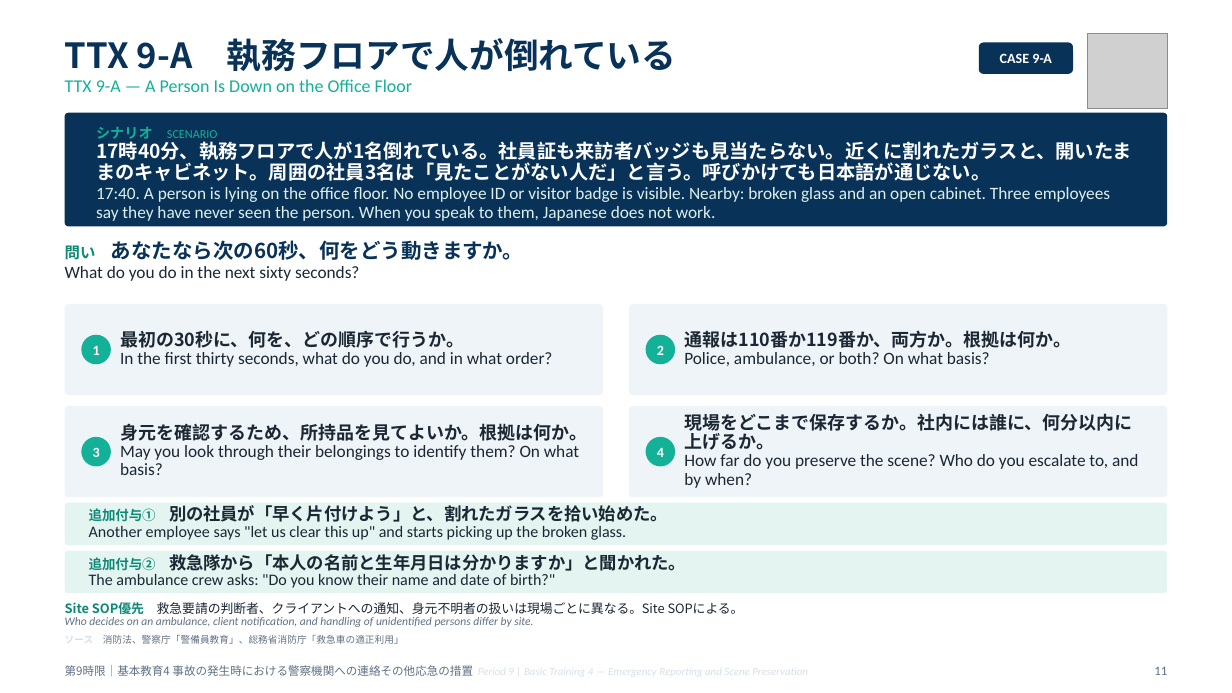
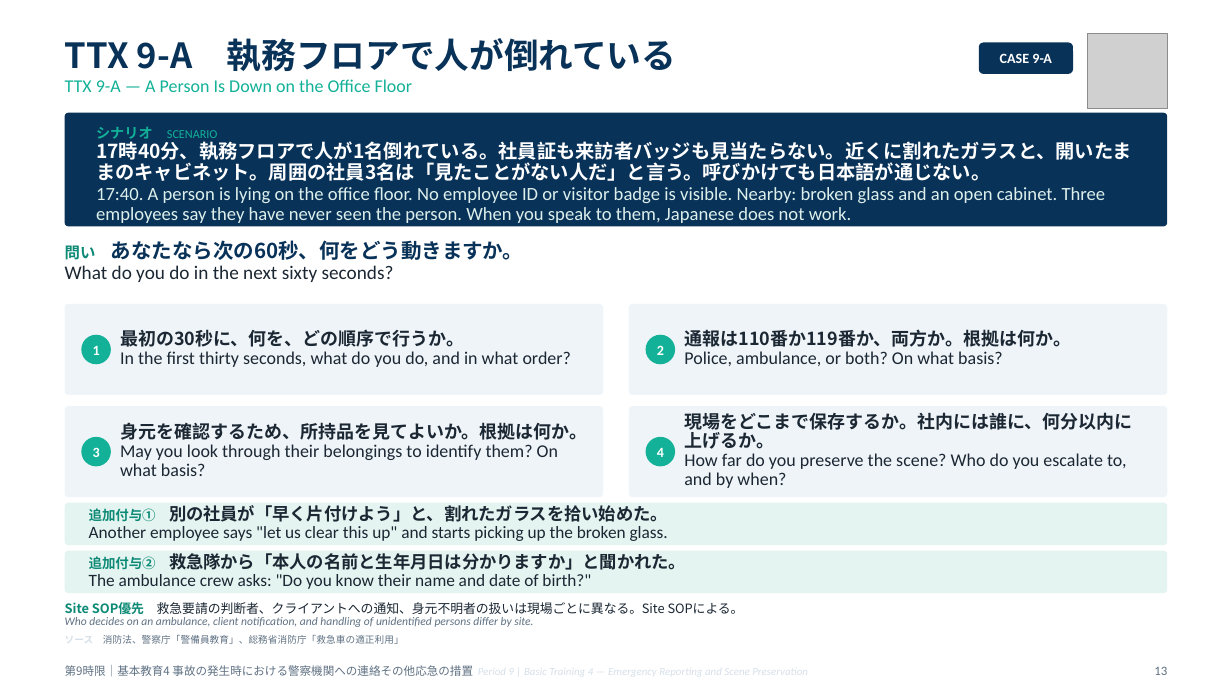
Before and after one commit to hrsmhiroshi-cpu/Training-, a slide deck: slide 13 of decks/05_9限_通報と現場保存.pptx (slide 11 before the commit). Drawn at 1232x693 pixels with LibreOffice and Linux fonts; fonts in the diff are those of the drawing; grey boxes stand for pictures. Boxes give left, top, right and bottom in pixels: in the first picture for what was removed or moved away, otherwise in the second. Text is boxed around its words. In the diff, an @@ line names an element or a change of style, - is before the commit and + after.

```diff
--- a/decks/05_9限_通報と現場保存.pptx
+++ b/decks/05_9限_通報と現場保存.pptx
@@ text at bbox=[96, 187, 1106, 223]: size 13.5 to 14.5 pt in "17:40. A person is lying on the ..." @@
@@ text at bbox=[65, 265, 394, 282]: size 13.5 to 15 pt in "What do you do in the next ..." @@
@@ text at bbox=[120, 351, 571, 367]: size 13.5 to 14 pt in "In the first thirty seconds, what do ..." @@
@@ text at bbox=[684, 351, 1003, 366]: size 13.5 to 14 pt in "Police, ambulance, or both? On what basis?" @@
@@ text at bbox=[120, 444, 558, 476]: size 13.5 to 14 pt in "May you look through their belongings to ..." @@
@@ text at bbox=[684, 453, 1126, 488]: size 13.5 to 14 pt in "How far do you preserve the scene? ..." @@
@@ text at bbox=[89, 526, 668, 541]: size 12.5 to 13.5 pt in "Another employee says "let us clear this ..." @@
@@ text at bbox=[89, 574, 591, 589]: size 12.5 to 13.5 pt in "The ambulance crew asks: "Do you know ..." @@
@@ text at bbox=[1154, 666, 1167, 675]: text changed @@
-11
+13
```
Also in this commit, not shown: 12 other slides changed, 2 slides added, 17 other files.
